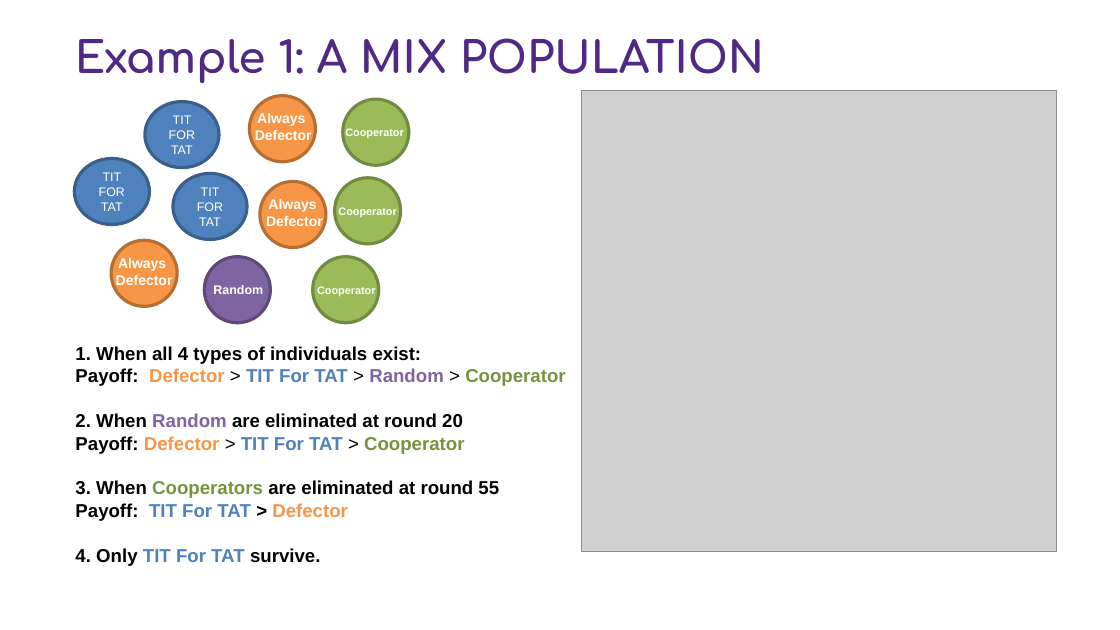
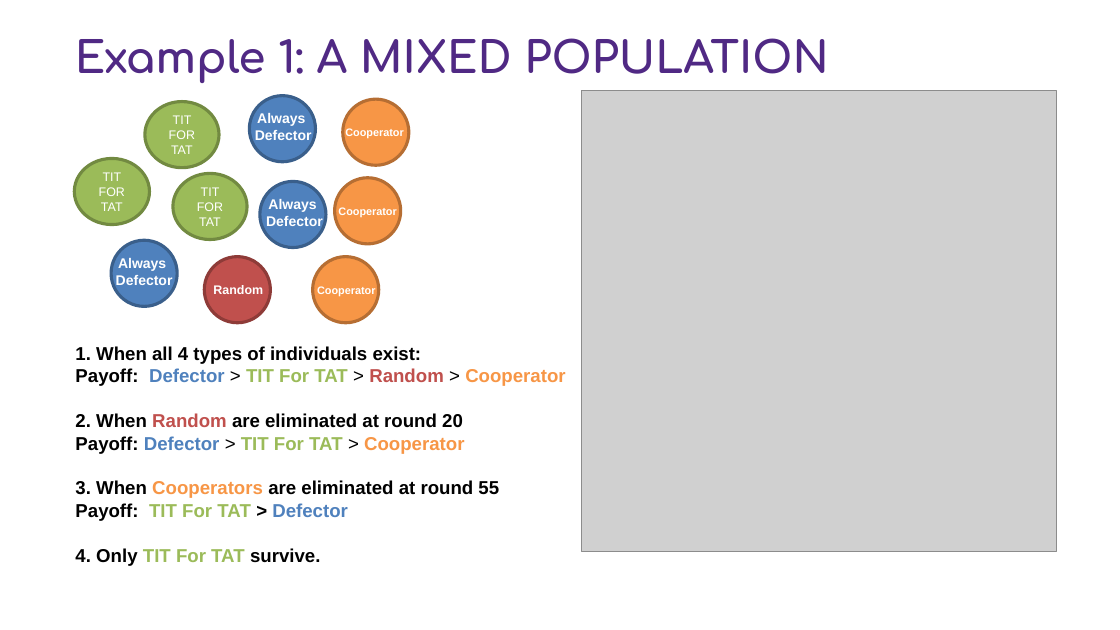
Before and after one commit to GuoJiaqi-1020/Code-recording-NU, a slide deck: slide 12 of Game Theory and Networked Systems_495/Final_Project/game_theory.pptx. Drawn at 1120x630 pixels with LibreOffice and Linux fonts; fonts in the diff are those of the drawing; grey boxes stand for pictures; background and template pictures are left out. Boxes give left, top, right and bottom in pixels: in the first picture for what was removed or moved away, otherwise in the second. Text is boxed around its words. In the diff, an @@ line names an element or a change of style, - is before the commit and + after.

```diff
--- a/Game Theory and Networked Systems_495/Final_Project/game_theory.pptx
+++ b/Game Theory and Networked Systems_495/Final_Project/game_theory.pptx
@@ text at <box>75,38,828,83</box>: text changed @@
-Example 1: A MIX POPULATION
+Example 1: A MIXED POPULATION
@@ fill #4F81BD to #9BBB59; outline #3A5F8C 2 pt to #738A42 2 pt in 3 elements at <box>144,102,218,168</box>, <box>74,158,149,224</box>, <box>172,174,246,240</box> @@
@@ fill #F79646 to #4F81BD; outline #B76F34 2 pt to #3A5F8C 2 pt in 3 elements at <box>250,95,316,161</box>, <box>260,181,326,248</box>, <box>111,241,177,307</box> @@
@@ ellipse at <box>204,256,270,323</box>: fill #8064A2 to #C0504D; outline #5F4A78 2 pt to #8E3B39 2 pt @@
@@ fill #9BBB59 to #F79646; outline #738A42 2 pt to #B76F34 2 pt in 3 elements at <box>343,100,409,166</box>, <box>335,178,401,244</box>, <box>312,256,379,323</box> @@
@@ text at <box>75,368,565,566</box>: text colour #F79646 to #4F81BD in "Defector", "Defector", "Defector"; text colour #4F81BD to #9BBB59 in "TIT For TAT", "TIT For TAT", "TIT For TAT", "TIT For TAT"; text colour #8064A2 to #C0504D in "Random", "Random"; text colour #77933C to #F79646 in "Cooperator", "Cooperator", "Cooperators" @@
```
Also in this commit, not shown: 9 other slides changed, 2 other files.
